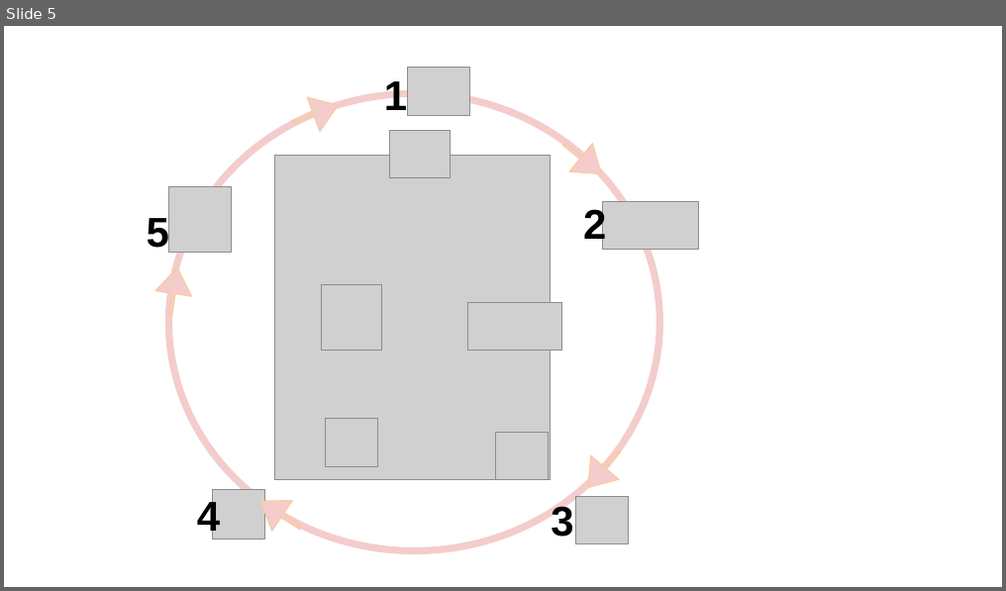
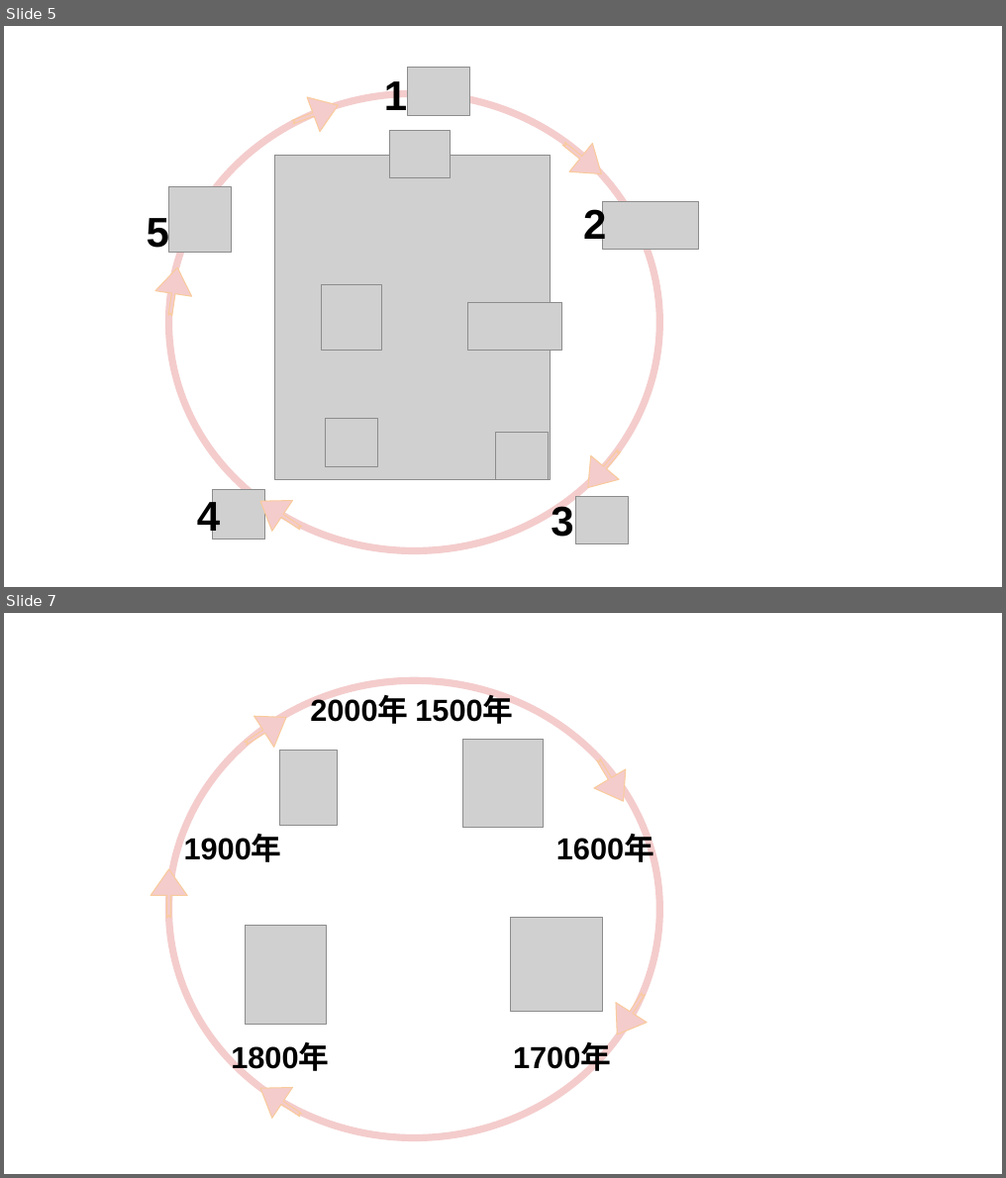
Before and after one commit to Takuya615/TheCycleOfHistory, a slide deck: presentation/記憶の宮殿説明イラスト.pptx. Shown one above the other, each under a label of ours: slide 5 before the commit, slides 5 and 7 after it; the slides between them are not shown. The pictures are 1006x591 and 1006x1178 pixels, drawn with LibreOffice and Linux fonts; fonts in the diff are those of the drawing; grey boxes stand for pictures. Boxes give left, top, right and bottom in pixels: in the first picture for what was removed or moved away, otherwise in the second. Text is boxed around its words. In the diff, an @@ line names an element or a change of style, - is before the commit and + after.

```diff
--- a/presentation/記憶の宮殿説明イラスト.pptx
+++ b/presentation/記憶の宮殿説明イラスト.pptx
@@ slide 7 added at (x1=4, y1=613, x2=1002, y2=1174), background #FFFFFF @@
@@ ellipse added at (x1=168, y1=681, x2=659, y2=1139), outline #F4CCCC 5.12 pt @@
@@ notched right arrow added at (x1=236, y1=701, x2=296, y2=759), fill #F4CCCC, outline #F9CB9C 0.75 pt @@
@@ text added at (x1=310, y1=696, x2=513, y2=724), 22 pt, text #000000, bold @@
+2000年 1500年
@@ picture added at (x1=280, y1=751, x2=338, y2=826) @@
@@ picture added at (x1=462, y1=739, x2=543, y2=828) @@
@@ notched right arrow added at (x1=583, y1=750, x2=640, y2=811), fill #F4CCCC, outline #F9CB9C 0.75 pt @@
@@ text added at (x1=184, y1=836, x2=282, y2=862), 22 pt, text #000000, bold @@
+1900年
@@ text added at (x1=556, y1=835, x2=654, y2=864), 22 pt, text #000000, bold @@
+1600年
@@ notched right arrow added at (x1=151, y1=869, x2=187, y2=918), fill #F4CCCC, outline #F9CB9C 0.75 pt @@
@@ picture added at (x1=245, y1=926, x2=326, y2=1024) @@
@@ picture added at (x1=510, y1=918, x2=603, y2=1012) @@
@@ notched right arrow added at (x1=601, y1=984, x2=659, y2=1046), fill #F4CCCC, outline #F9CB9C 0.75 pt @@
@@ text added at (x1=231, y1=1045, x2=329, y2=1074), 22 pt, text #000000, bold @@
+1800年
@@ text added at (x1=513, y1=1045, x2=611, y2=1074), 22 pt, text #000000, bold @@
+1700年
@@ notched right arrow added at (x1=251, y1=1073, x2=312, y2=1132), fill #F4CCCC, outline #F9CB9C 0.75 pt @@
```
Also in this commit, not shown: 2 other slides added.
